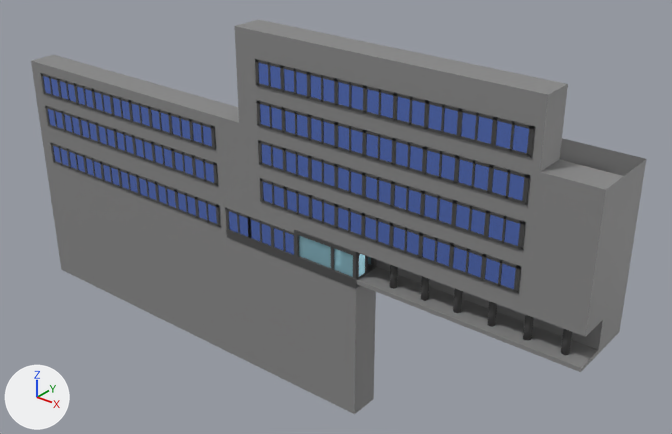
One commit to the Blender file Elvebakken Spill/Assets/Models/elvebakkenbyggutsiden.blend: the scene before it, then after it.
Camera for both pictures: a camera (50 mm lens) standing at (95.3, -142.7, 100.0) and looking at (-33.9, 18.9, -0.2). Arrows for +X, +Y and +Z are at lower left; the lights stay in place.
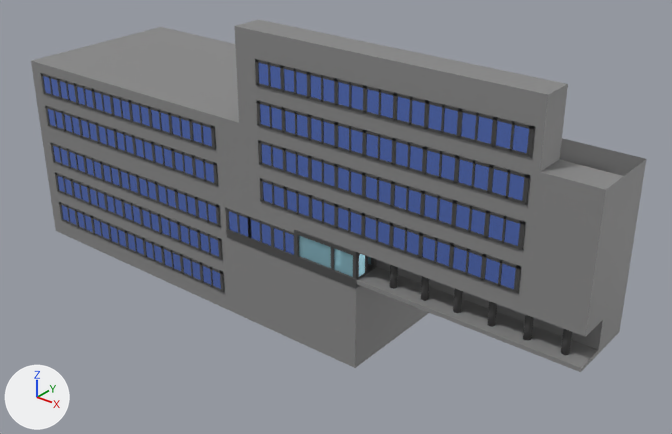
The change in detail:
Material 'Window.005' (mat_window_005) is new.
Its base color is (0.206, 0.34, 1.0) (blue #7d9eff).
Its metallic is 0.858.
Its roughness is 0.0.
Material 'StålGrå.015' (mat_stålgrå_015) is new.
Its base color is (0.214, 0.214, 0.214) (grey #7f7f7f).
Its metallic is 1.0.
Its roughness is 1.0.
me_cube_002 has 57 vertices, 49 faces and spans x -8.0..3.0, y -1.0..4.0, z -90.0..90.0.
me_cube_002 is used by ob_mainbuilding; location (0.0, 0.0, 7.7); scale (14.9, 3.69, 0.475).
Verts and faces of me_cube_002; kept vertices keep their numbers, new ones are numbered from 57.
Before the commit, vertices of me_cube_002: 39 (-3.0, 1.0, 44.0), 41 (-8.0, 1.0, -1.0), 43 (-8.0, 1.0, 44.0) at pixel (53, 54), 45 (-3.0, 1.0, -90.0), 46 (-3.0, -1.0, -90.0) at pixel (250, 363).
Before the commit, vertices of me_cube_002: 47 (-8.0, 1.0, -90.0), 48 (-8.0, -1.0, -90.0) at pixel (61, 269), 52 (-8.0, 1.0, -15.0), 53 (-1.0, 1.0, -90.0) at pixel (373, 399), 54 (-1.0, -1.0, -90.0) at pixel (354, 414).
Before the commit, vertices of me_cube_002: 56 (-1.0, 1.0, -15.0) at pixel (376, 266).
Part 1, on me_cube_002:
Vertices 45 to 48, 53, 54 move by (0.0, 0.0, 27.0).
New vertices 57 to 64 stand at vertices 39, 41, 43, 45, 47, 52, 53, 56, in that order, plus (0.0, 11.0, 0.0).
New faces: (47, 52, 62, 61), (45, 60, 63, 53), (39, 43, 59, 57), (45, 47, 61, 60), (41, 58, 59, 43), (41, 58, 62, 52).
New faces: (53, 63, 64, 56).
Mesh me_cube_001 is new.
It has 476 vertices, 360 faces and spans x -1.0..167.0, y -1.0..5.0, z 2.0..6.0.
Faces by material slot: [120, 12, 108, 12, 108].
It uses material mat_stålgrå_015 (grey #7f7f7f).
It uses material mat_stålgrå_015 (grey #7f7f7f).
It uses material mat_window_005 (blue #7d9eff).
It uses material mat_stålgrå_015 (grey #7f7f7f).
It uses material mat_stålgrå_015 (grey #7f7f7f).
Object 'Cube.001' (ob_cube_001) is new; it shows me_cube_001.
Its location is (-116.0, -3.6, -23.5).
Its scale is (0.388, 0.384, 3.47).

Boxes (x1, y1, x2, y2) around the edits, measured in the pictures (672 x 434 px):
'MainBuilding', reshaped (11% shorter)
    before: (31, 19, 646, 414)
    after: (31, 19, 646, 372)
'Cube.001', added (blue)
    after: (55, 172, 225, 293)
    faces in mat_window_005 (blue #7d9eff): (57, 176, 221, 289)
    faces in mat_stålgrå_015 (grey #7f7f7f): (63, 177, 213, 287)
part 1 of me_cube_002, built on
    before: (45, 158, 376, 414)
    after: (45, 27, 429, 368)
